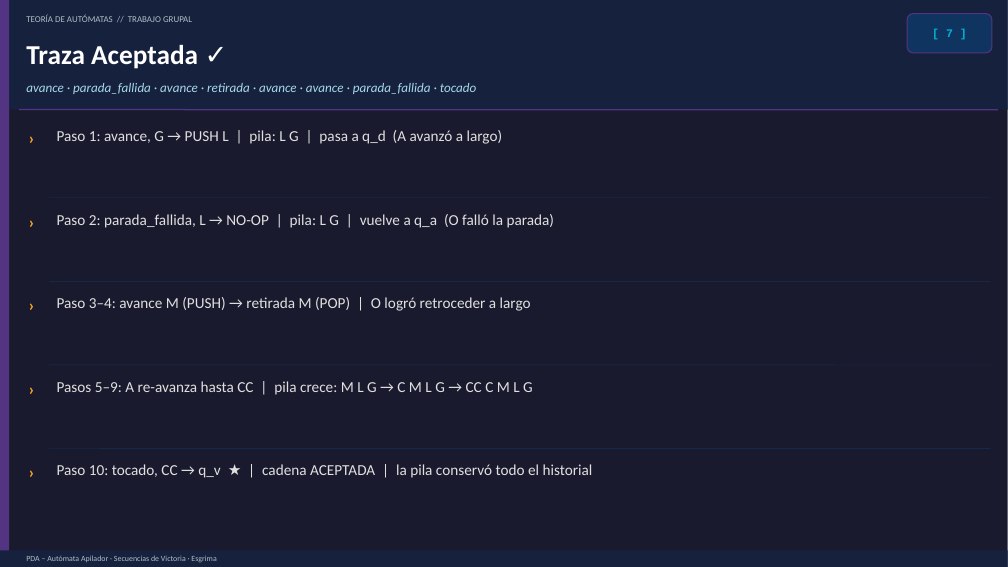
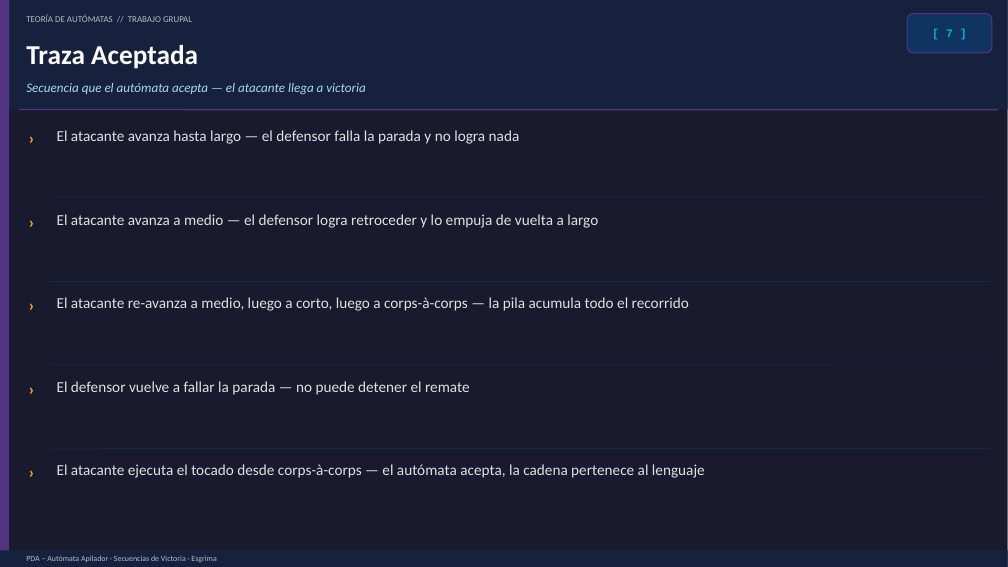
Before and after one commit to Benjamin2150/automata_proyecto, a slide deck: slide 7 of Proyecto_PDA_Esgrima.pptx. Drawn at 1008x567 pixels with LibreOffice and Linux fonts; fonts in the diff are those of the drawing. Boxes give left, top, right and bottom in pixels: in the first picture for what was removed or moved away, otherwise in the second. Text is boxed around its words. In the diff, an @@ line names an element or a change of style, - is before the commit and + after.

```diff
--- a/Proyecto_PDA_Esgrima.pptx
+++ b/Proyecto_PDA_Esgrima.pptx
@@ text at bbox=[26, 83, 365, 94]: text changed @@
-avance · parada_fallida · avance · retirada · avance · avance · parada_fallida · tocado
+Secuencia que el autómata acepta — el atacante llega a victoria
@@ text at bbox=[57, 130, 520, 144]: text changed @@
-Paso 1: avance, G → PUSH L | pila: L G | pasa a q_d (A avanzó a largo)
+El atacante avanza hasta largo — el defensor falla la parada y no logra nada
@@ text at bbox=[57, 214, 598, 228]: text changed @@
-Paso 2: parada_fallida, L → NO-OP | pila: L G | vuelve a q_a (O falló la parada)
+El atacante avanza a medio — el defensor logra retroceder y lo empuja de vuelta a largo
@@ text at bbox=[57, 297, 689, 311]: text changed @@
-Paso 3–4: avance M (PUSH) → retirada M (POP) | O logró retroceder a largo
+El atacante re-avanza a medio, luego a corto, luego a corps-à-corps — la pila acumula todo el recorrido
@@ text at bbox=[57, 381, 470, 395]: text changed @@
-Pasos 5–9: A re-avanza hasta CC | pila crece: M L G → C M L G → CC C M L G
+El defensor vuelve a fallar la parada — no puede detener el remate
@@ text at bbox=[57, 464, 705, 478]: text changed @@
-Paso 10: tocado, CC → q_v ★ | cadena ACEPTADA | la pila conservó todo el historial
+El atacante ejecuta el tocado desde corps-à-corps — el autómata acepta, la cadena pertenece al lenguaje
```
Also in this commit, not shown: 8 other slides changed, 2 other files.
